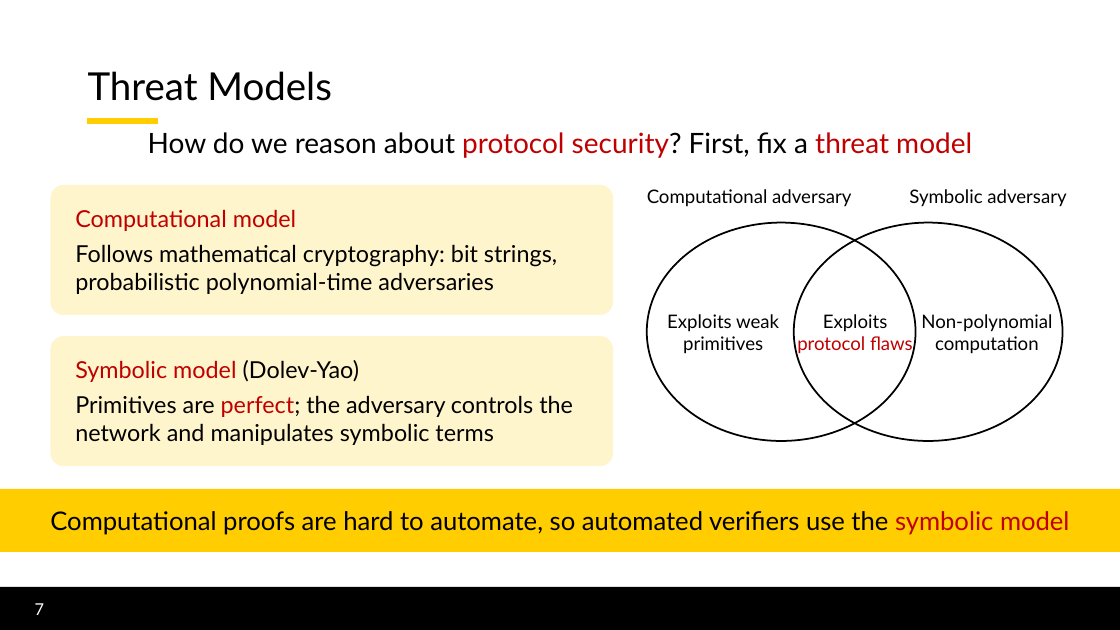
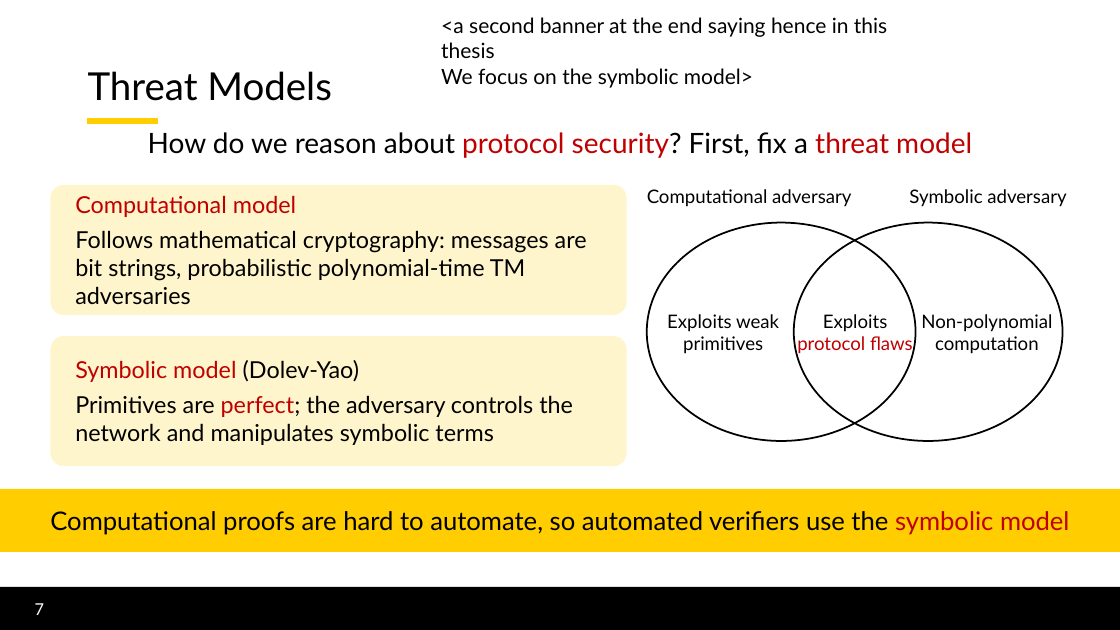
Before and after one commit to lorchrob/thesis_proposal_slides, a slide deck: slide 7 of slides.pptx. Drawn at 1120x630 pixels with LibreOffice and Linux fonts; fonts in the diff are those of the drawing; background and template pictures are left out. Boxes give left, top, right and bottom in pixels: in the first picture for what was removed or moved away, otherwise in the second. Text is boxed around its words. In the diff, an @@ line names an element or a change of style, - is before the commit and + after.

```diff
--- a/slides.pptx
+++ b/slides.pptx
@@ text added at box(441, 17, 887, 88), 18 pt, text #000000 @@
+<a second banner at the end saying hence in this thesis
+We focus on the symbolic model>
@@ rounded rectangle "Computational model": place and size @@
-rounded rectangle "Computational model" at box(50, 185, 613, 315)
+rounded rectangle "Computational model" at box(50, 185, 627, 315)
@@ text in rounded rectangle at box(75, 230, 587, 305): text changed @@
-Follows mathematical cryptography: bit strings, probabilistic polynomial-time adversaries
+Follows mathematical cryptography: messages are bit strings, probabilistic polynomial-time TM adversaries
@@ rounded rectangle "Symbolic model (Dolev-Yao)": place and size @@
-rounded rectangle "Symbolic model (Dolev-Yao)" at box(50, 336, 613, 466)
+rounded rectangle "Symbolic model (Dolev-Yao)" at box(50, 336, 627, 466)
```
Also in this commit, not shown: 34 other slides changed.
